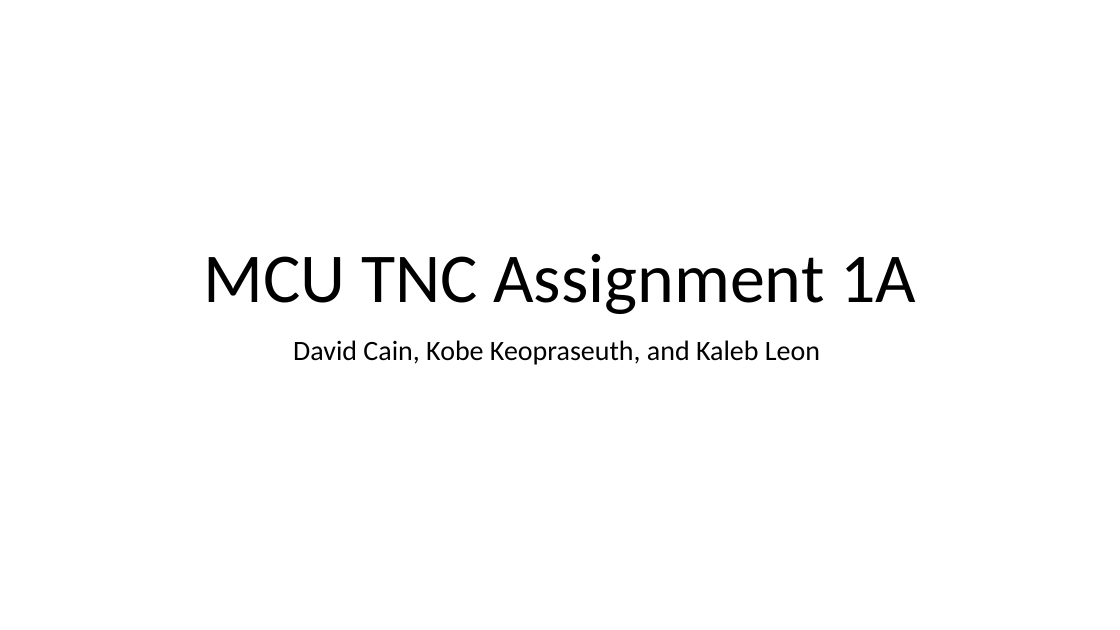
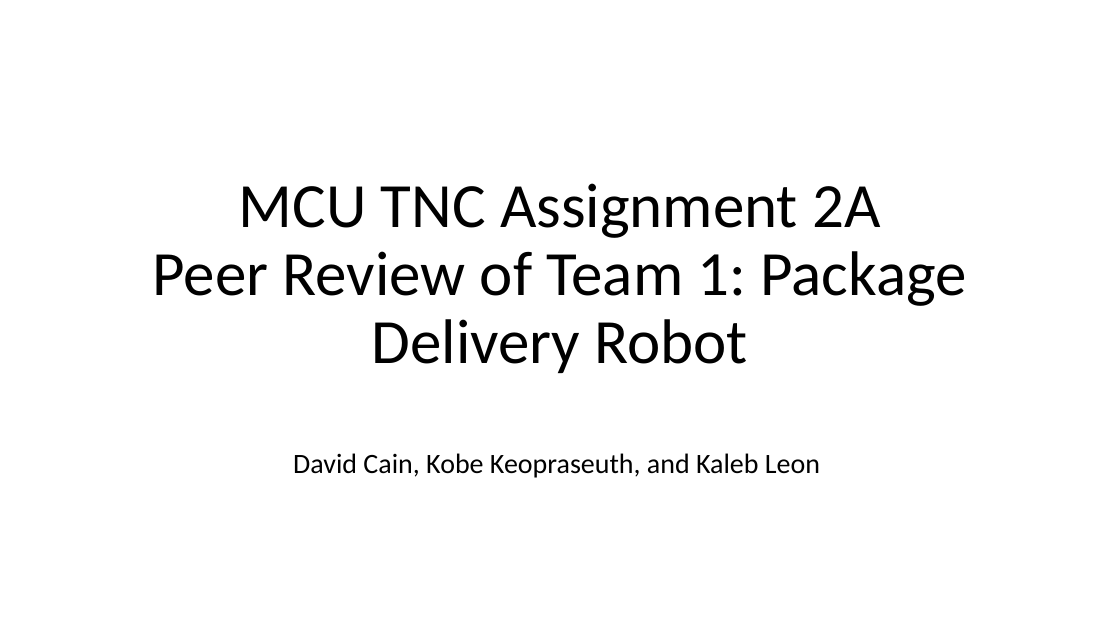
Before and after one commit to MrLordLeon/TNCMCU, a slide deck: slide 2 of Presentations/3_26_20 Assignment 2A Presentation.pptx (slide 1 before the commit). Drawn at 1120x630 pixels with LibreOffice and Linux fonts; fonts in the diff are those of the drawing. Boxes give left, top, right and bottom in pixels: in the first picture for what was removed or moved away, otherwise in the second. Text is boxed around its words. In the diff, an @@ line names an element or a change of style, - is before the commit and + after.

Commit message:
adjusting the presentation and fixing spelling error in assignement 2a

```diff
--- a/Presentations/3_26_20 Assignment 2A Presentation.pptx
+++ b/Presentations/3_26_20 Assignment 2A Presentation.pptx
@@ title at [153,183,967,373]: text changed; size 60 to 54 pt @@
-MCU TNC Assignment 1A
+MCU TNC Assignment 2A
+Peer Review of Team 1: Package Delivery Robot
@@ subtitle "David Cain, Kobe Keopraseuth, and ...": place and size @@
-subtitle "David Cain, Kobe Keopraseuth, and ..." at [293,340,820,365]
+subtitle "David Cain, Kobe Keopraseuth, and ..." at [293,453,820,478]
```
Also in this commit, not shown: 1 slide added, 1 other file.
